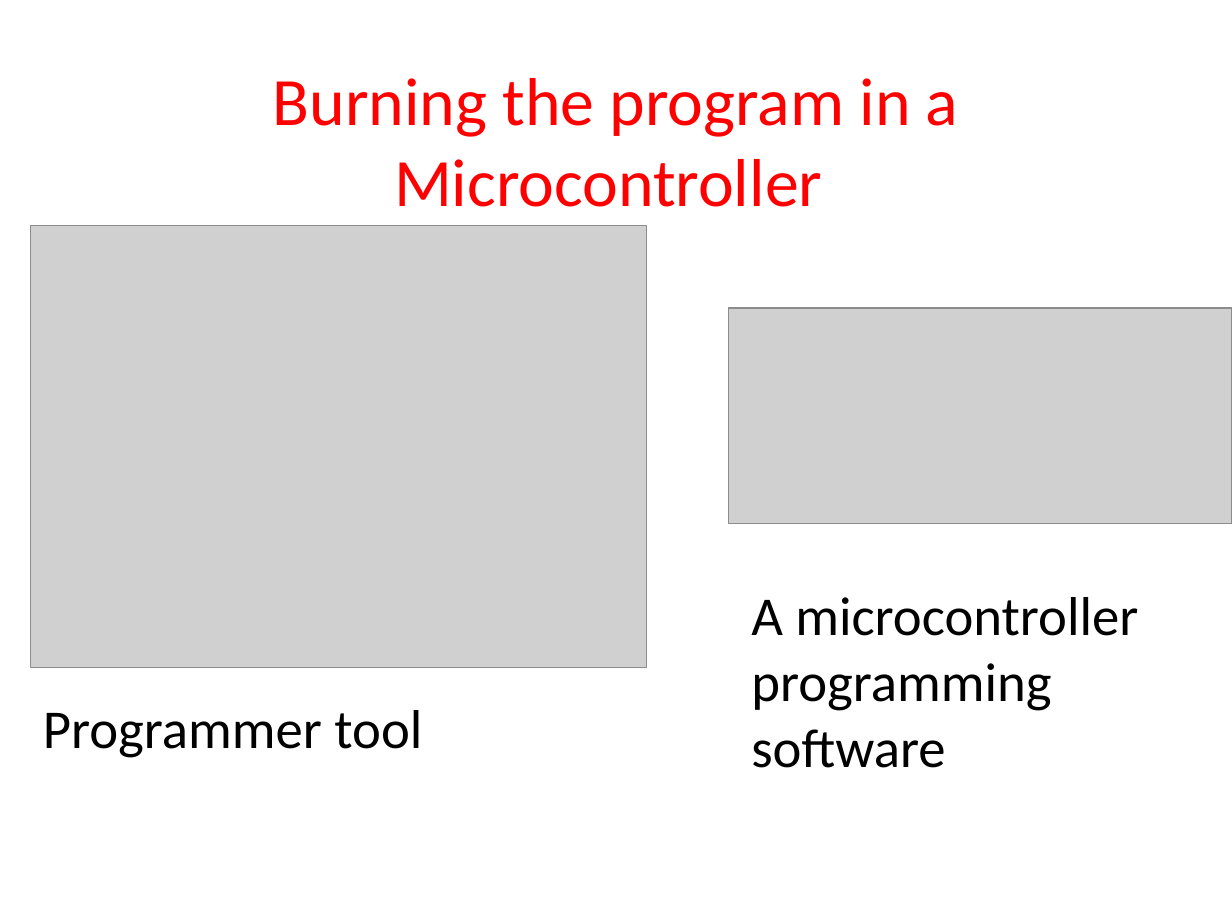
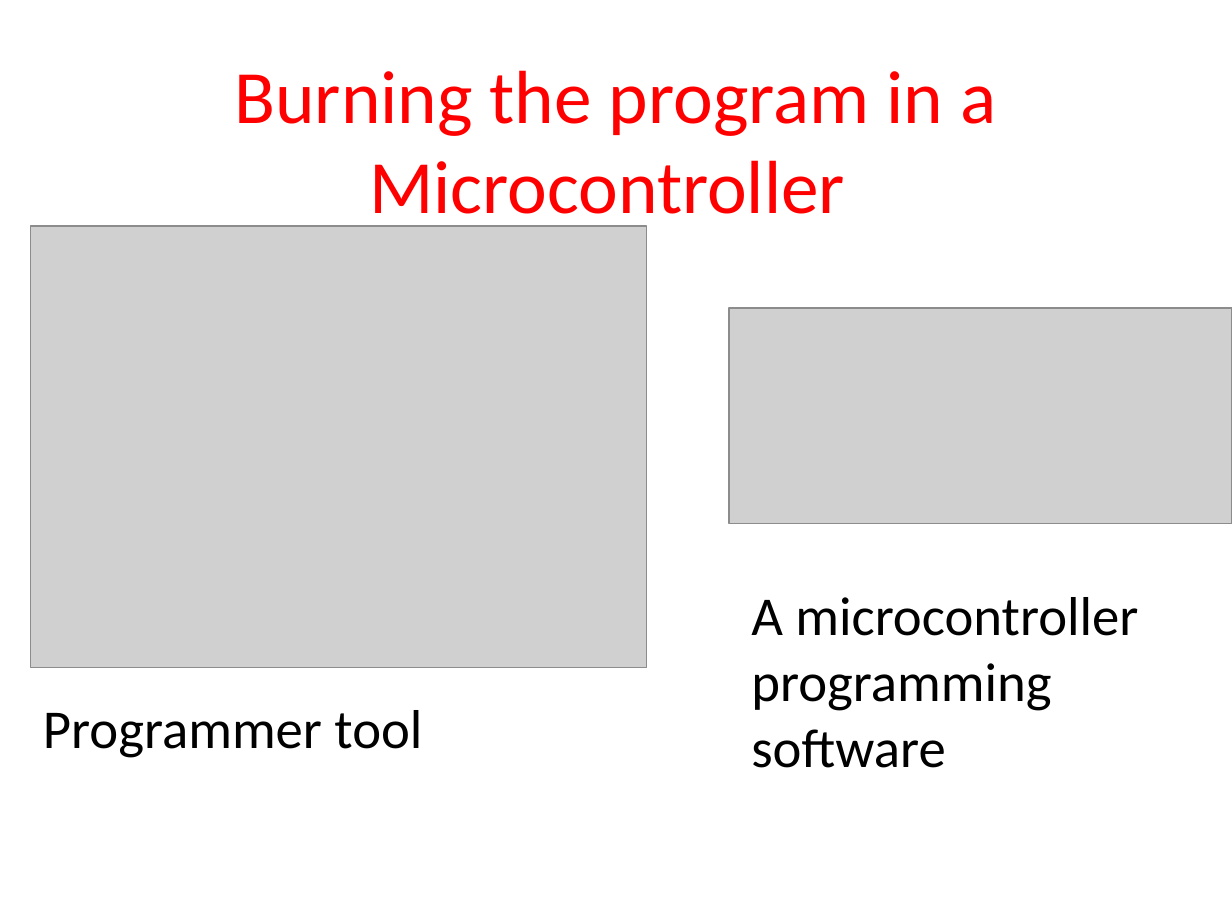
Before and after one commit to IT-GECBH/2020, a slide deck: slide 33 of resources/MICROPROCESSOR/series2/microcontroller_intro.pptx. Drawn at 1232x924 pixels with LibreOffice and Linux fonts; fonts in the diff are those of the drawing; grey boxes stand for pictures. Boxes give left, top, right and bottom in pixels: in the first picture for what was removed or moved away, otherwise in the second. Text is boxed around its words. In the diff, an @@ line names an element or a change of style, - is before the commit and + after.

```diff
--- a/resources/MICROPROCESSOR/series2/microcontroller_intro.pptx
+++ b/resources/MICROPROCESSOR/series2/microcontroller_intro.pptx
@@ text "Burning the program in a ..." at box(234, 70, 996, 231): size 39.6 to 44 pt @@
```
Also in this commit, not shown: 27 other slides changed, 1 other file.
